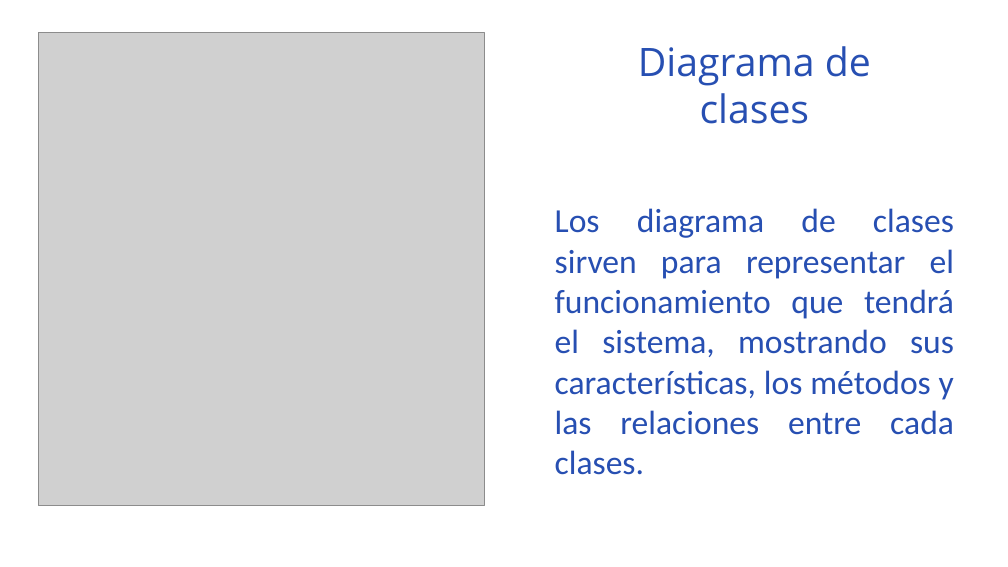
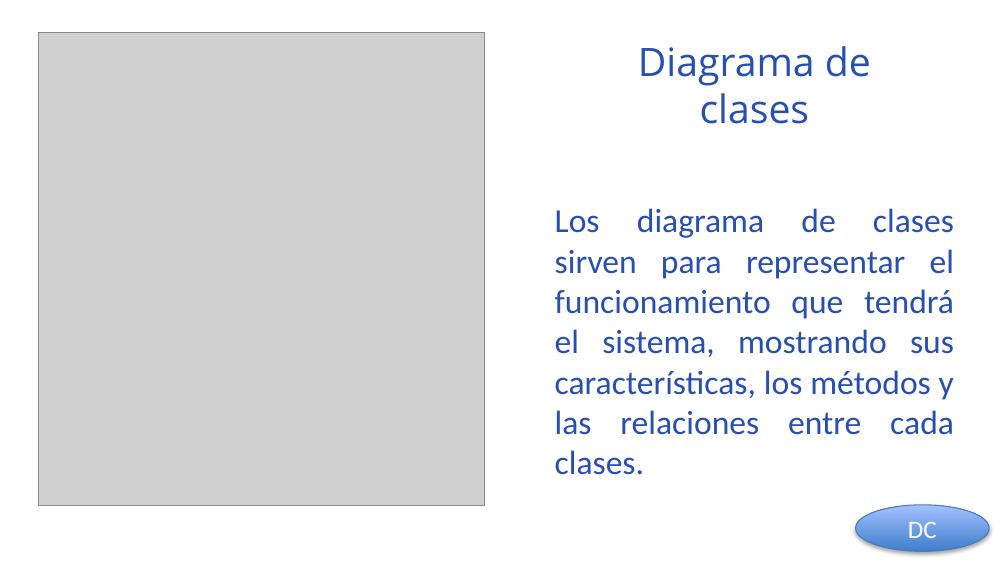
Before and after one commit to jackas779/proyecto, a slide deck: slide 7 of prestacion-proyecto.pptx. Drawn at 1008x567 pixels with LibreOffice and Linux fonts; fonts in the diff are those of the drawing; grey boxes stand for pictures; background and template pictures are left out. Boxes give left, top, right and bottom in pixels: in the first picture for what was removed or moved away, otherwise in the second. Text is boxed around its words. In the diff, an @@ line names an element or a change of style, - is before the commit and + after.

```diff
--- a/prestacion-proyecto.pptx
+++ b/prestacion-proyecto.pptx
@@ ellipse added at <box>856,505,990,551</box>, fill gradient #3F80CE to #A4C4FF, outline #4B7EBC 0.75 pt, 18 pt, text #FFFFFF @@
+DC
```
Also in this commit, not shown: 4 other slides changed, 1 slide added, 3 other files.
